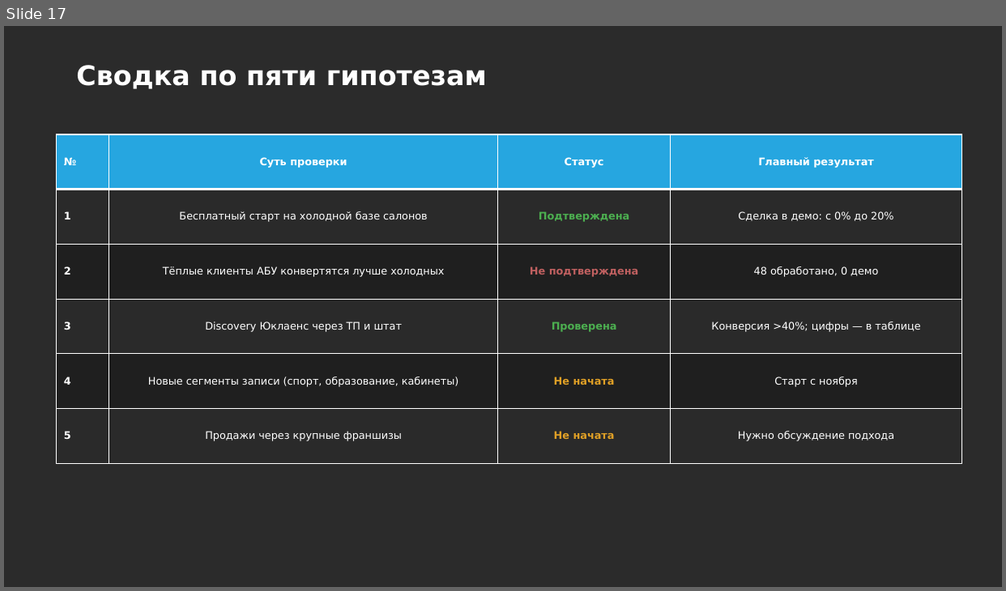
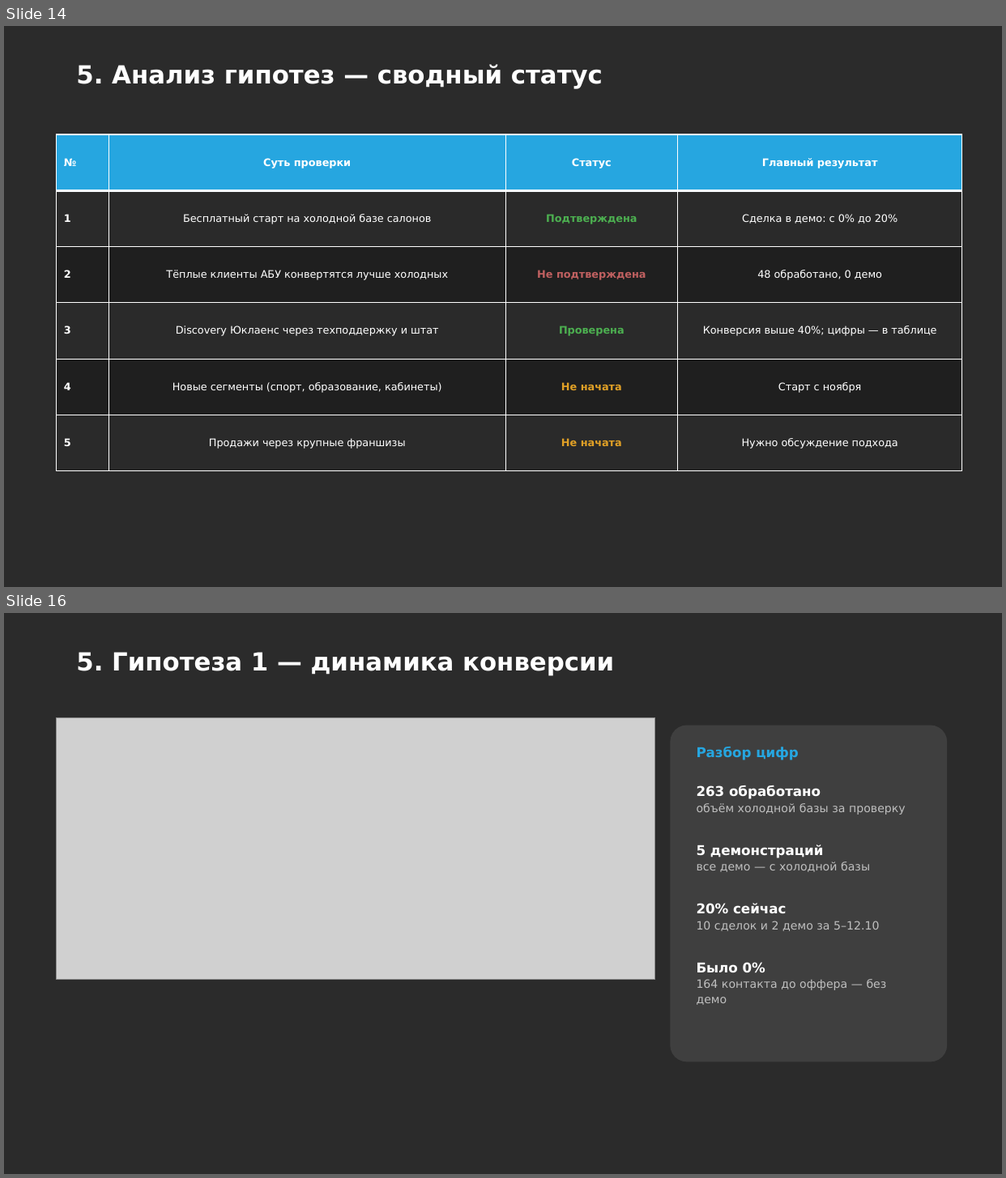
Before and after one commit to daaanilNikonov/for-lisa, a slide deck: presentation/Блиц-запись_Отчет_по_гипотезам.pptx. Shown one above the other, each under a label of ours: slide 17 before the commit, slides 14 and 16 after it; the slides between them are not shown. The pictures are 1006x591 and 1006x1178 pixels, drawn with LibreOffice and Linux fonts; fonts in the diff are those of the drawing; grey boxes stand for pictures; background and template pictures are left out; a plain dark background stands for a picture behind light text. Boxes give left, top, right and bottom in pixels: in the first picture for what was removed or moved away, otherwise in the second. Text is boxed around its words. In the diff, an @@ line names an element or a change of style, - is before the commit and + after.

```diff
--- a/presentation/Блиц-запись_Отчет_по_гипотезам.pptx
+++ b/presentation/Блиц-запись_Отчет_по_гипотезам.pptx
@@ slide 16 added at (x1=4, y1=613, x2=1002, y2=1174), background picture (left out) @@
@@ title added at (x1=76, y1=652, x2=614, y2=676), 24 pt, text #FFFFFF, bold @@
+5. Гипотеза 1 — динамика конверсии
@@ picture added at (x1=57, y1=717, x2=655, y2=980) @@
@@ rounded rectangle added at (x1=671, y1=726, x2=948, y2=1063), fill #3F3F3F @@
@@ text added at (x1=697, y1=747, x2=798, y2=760), 13 pt, text #26A6E0, bold @@
+Разбор цифр
@@ text added at (x1=697, y1=786, x2=906, y2=1005), 11 pt, text #BFBFBF @@
+263 обработано
+объём холодной базы за проверку
+5 демонстраций
+все демо — с холодной базы
+20% сейчас
+10 сделок и 2 демо за 5–12.10
+Было 0%
+164 контакта до оффера — без демо
@@ what was slide 17 is now slide 14 @@
@@ slide 14 changed as well @@
@@ title at (x1=76, y1=64, x2=603, y2=89): text changed; size 26 to 24 pt @@
-Сводка по пяти гипотезам
+5. Анализ гипотез — сводный статус
@@ table at (x1=57, y1=135, x2=962, y2=472) @@
-row 4, column 2: Discovery Юклаенс через ТП и штат
+row 4, column 2: Discovery Юклаенс через техподдержку и штат
-row 4, column 4: Конверсия >40%; цифры — в таблице
+row 4, column 4: Конверсия выше 40%; цифры — в таблице
-row 5, column 2: Новые сегменты записи (спорт, образование, кабинеты)
+row 5, column 2: Новые сегменты (спорт, образование, кабинеты)
```
Also in this commit, not shown: 1 other slide changed, 18 other slides added, 16 slides removed, 5 other files.
